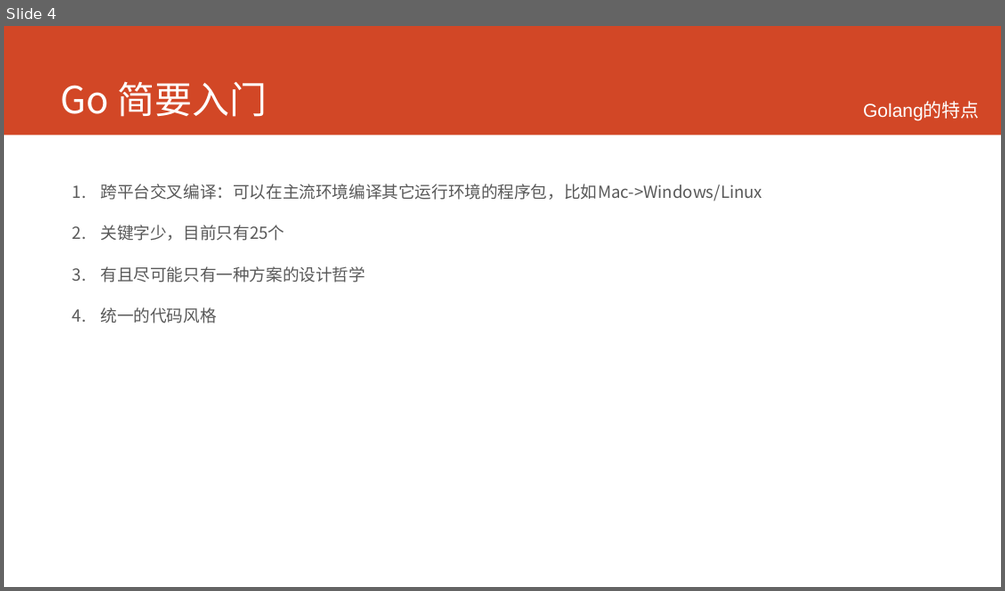
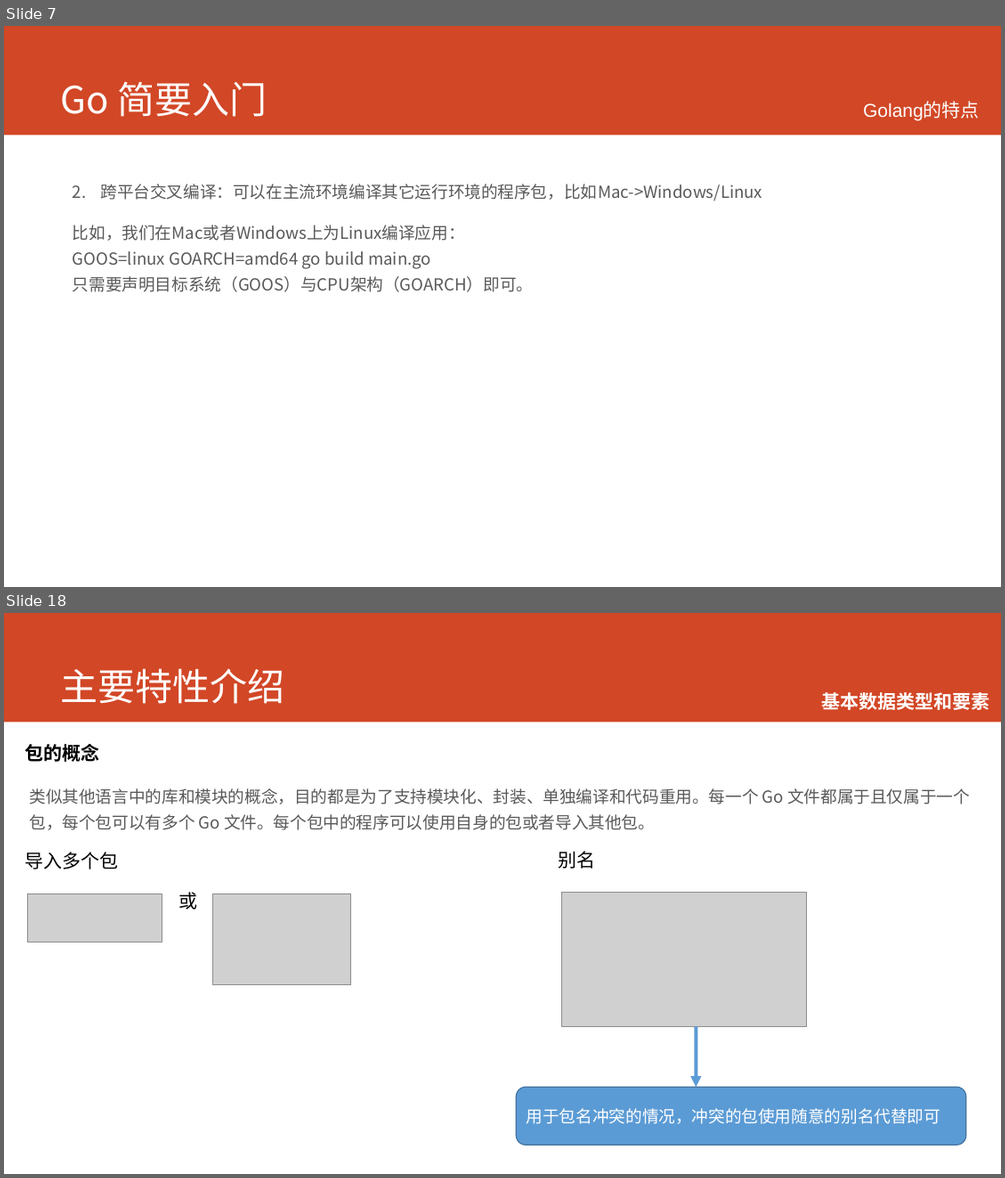
Before and after one commit to printfcoder/printfcoder, a slide deck: course/course-for-emc.pptx. Shown one above the other, each under a label of ours: slide 4 before the commit, slides 7 and 18 after it; the slides between them are not shown. The pictures are 1005x591 and 1005x1178 pixels, drawn with LibreOffice and Linux fonts; fonts in the diff are those of the drawing; grey boxes stand for pictures. Boxes give left, top, right and bottom in pixels: in the first picture for what was removed or moved away, otherwise in the second. Text is boxed around its words. In the diff, an @@ line names an element or a change of style, - is before the commit and + after.

```diff
--- a/course/course-for-emc.pptx
+++ b/course/course-for-emc.pptx
@@ slide 18 added at (4,613,1001,1174), background #FFFFFF; not listed: 1 template element that a slide beside it also shows @@
@@ title added at (61,668,285,704), 36 pt, text #FFFFFF @@
+主要特性介绍
@@ text added at (822,692,990,710), 18 pt, text #FFFFFF, bold @@
+  基本数据类型和要素
@@ text added at (24,744,99,762), 18 pt, text #000000, bold @@
+包的概念
@@ text added at (29,788,970,830), 16 pt, text #595959 @@
+类似其他语言中的库和模块的概念，目的都是为了支持模块化、封装、单独编译和代码重用。每一个 Go 文件都属于且仅属于一个包，每个包可以有多个 Go 文件。每个包中的程序可以使用自身的包或者导入其他包。
@@ text added at (24,852,118,869), 18 pt, text #000000 @@
+导入多个包
@@ text added at (558,851,595,868), 18 pt, text #000000 @@
+别名
@@ picture added at (28,893,162,942) @@
@@ text added at (179,892,198,909), 18 pt, text #000000 @@
+或
@@ picture added at (212,893,351,985) @@
@@ picture added at (562,892,807,1027) @@
@@ curved arrow added from (696, 1027) to (696, 1087), #5B9BD5 3.5 pt @@
@@ rounded rectangle added at (517,1087,966,1145), fill #5B9BD5, outline #43739E 1 pt, 16 pt, text #FFFFFF @@
+用于包名冲突的情况，冲突的包使用随意的别名代替即可
@@ what was slide 4 is now slide 7 @@
@@ slide 7 changed as well @@
@@ text at (73,224,533,292): text changed @@
-2. 关键字少，目前只有25个
-3. 有且尽可能只有一种方案的设计哲学
-4. 统一的代码风格
+比如，我们在Mac或者Windows上为Linux编译应用：
+GOOS=linux GOARCH=amd64 go build main.go
+只需要声明目标系统（GOOS）与CPU架构（GOARCH）即可。
```
Also in this commit, not shown: 2 other slides changed, 31 other slides added, 1 slide removed, 12 other files.
